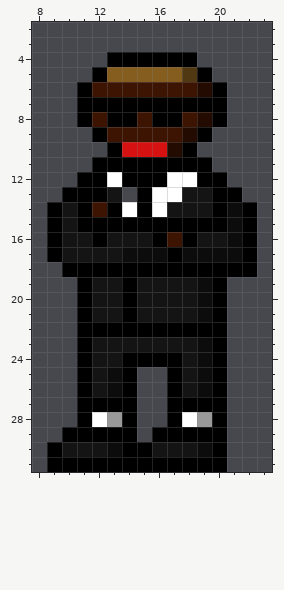
Two states of a pixel-art sprite, ATS_Demo/Assets/Sprites/Guard/Guard_front.png. The picture above was drawn from the file before the commit.
The file is 32x32 pixels. Colours within 5 levels of each other are drawn and written as one. Shown: x 8..23, y 2..31.
After:
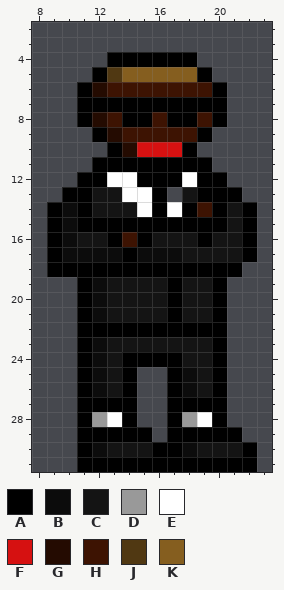
Palette (. is transparent): A #000000  B #0c0c0c  C #141414  D #999999  E #ffffff  F #d61111  G #240b01  H #3d1302  J #503812  K #855e1f
The edit:
y 5: x 13 K -> J; x 18 J -> K
y 6: x 12 H -> G; x 19 G -> H
y 8: x 12..13 HA -> GH; x 15..16 HA -> AH; x 18..19 HG -> AH
y 9: x 13 H -> G; x 18 G -> H
y 10: x 14 F -> G; x 17 G -> F
y 12: x 14 A -> E; x 17 E -> A
y 13: x 12 A -> C; x 14..17 .AEE -> EEA.; x 19 C -> A
y 14: x 10 C -> B; x 12..19 HAEAECCC -> CCCEAEAH; x 21 B -> C
y 15: x 10 C -> B; x 21 B -> C
y 16: x 10 C -> B; x 12..19 ACCCAHAC -> CAHACCCA; x 21 B -> C
y 17: x 10..14 CCCCB -> BBBBA; x 17..21 ABBBB -> BCCCC
y 18: x 9 . -> A; x 22 A -> .
y 19..21: x 12 C -> B; x 14 A -> C; x 17 C -> A; x 19 B -> C
y 23..24: x 12 C -> B; x 19 B -> C
y 25..26: x 12..13 CB -> BC; x 18..19 CB -> BC
y 28: x 12..13 ED -> DE; x 18..19 ED -> DE
y 29: x 10 A -> .; x 15..16 .A -> A.; x 21 . -> A
y 30: x 9..22 ACCCBAACCCBA.. -> ..ABCCCAABCCCA
y 31: x 9..10 AA -> ..; x 21..22 .. -> AA
Boxes around the changes in both pictures, in picture pixels (x1, y1, x2, y2):
changed: (47, 67, 257, 472)
